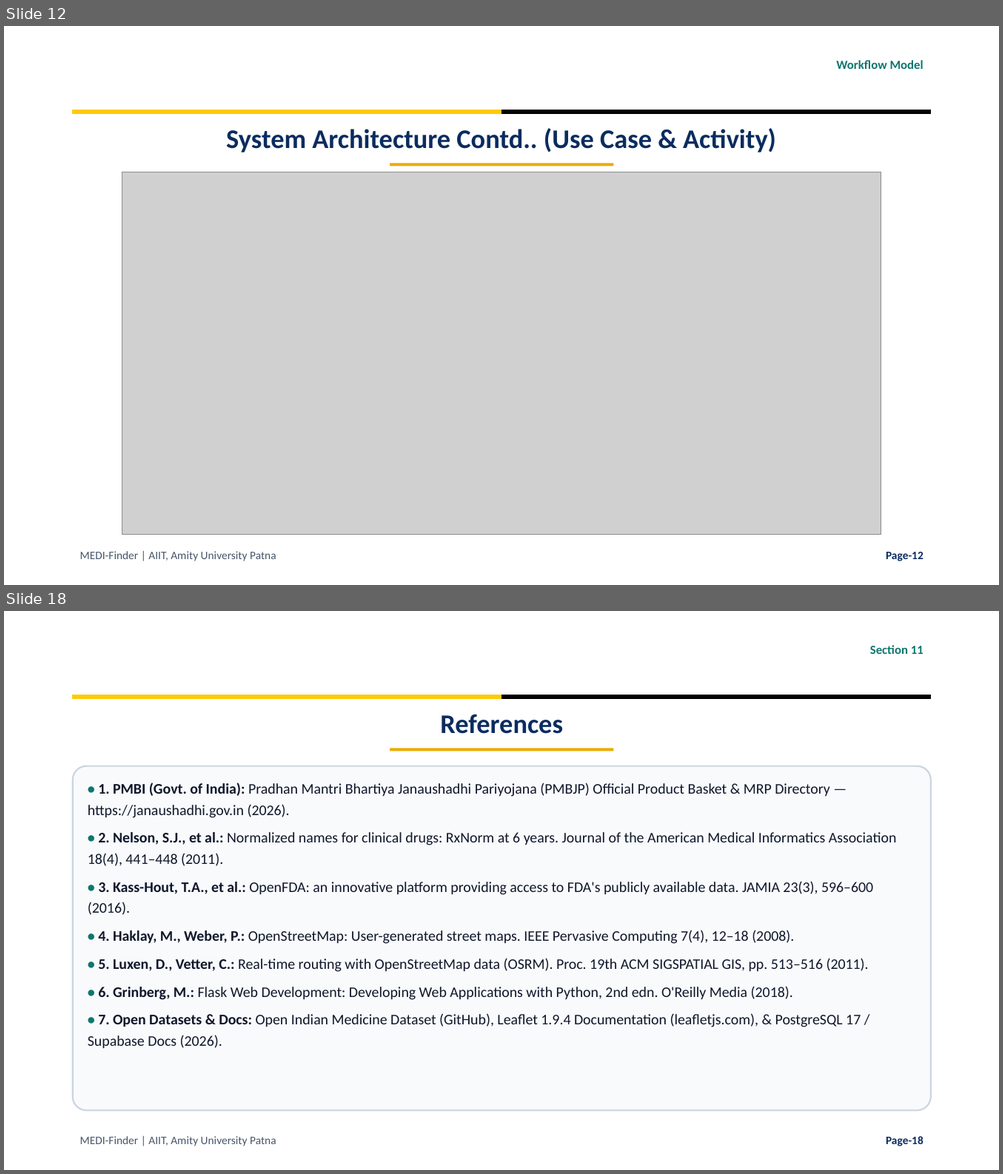
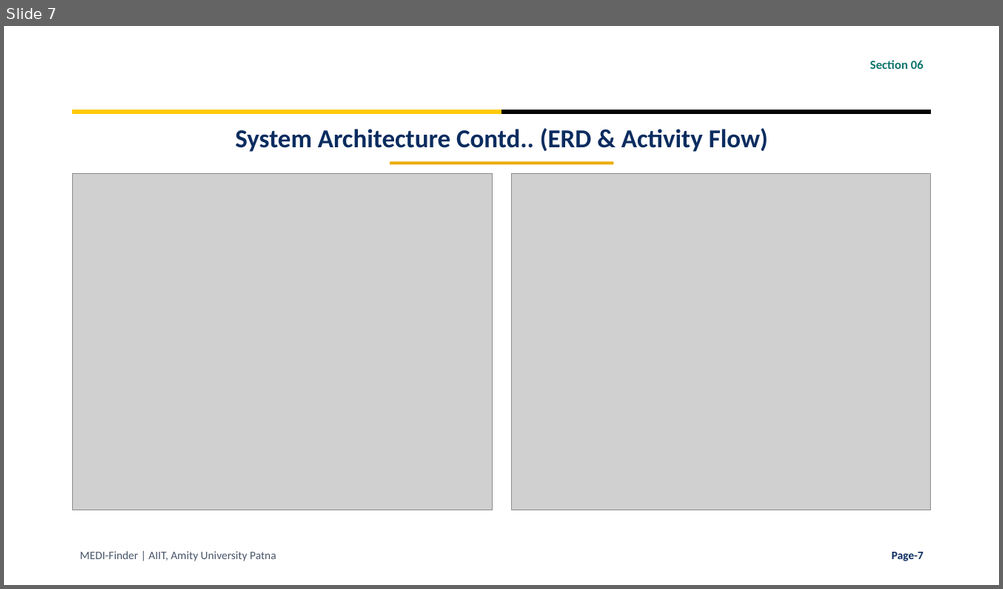
Before and after one commit to krsidhantaryan-ux/MEDI-Finder, a slide deck: MEDI_Finder_Presentation.pptx. Shown one above the other, each under a label of ours: slides 12 and 18 before the commit, slide 7 after it; the slides between them are not shown. The pictures are 1003x1174 and 1003x589 pixels, drawn with LibreOffice and Linux fonts; fonts in the diff are those of the drawing; grey boxes stand for pictures; background and template pictures are left out. Boxes give left, top, right and bottom in pixels: in the first picture for what was removed or moved away, otherwise in the second. Text is boxed around its words. In the diff, an @@ line names an element or a change of style, - is before the commit and + after.

Commit message:
Condense MEDI-Finder presentation to 10 slides for 5-7 min defense

```diff
--- a/MEDI_Finder_Presentation.pptx
+++ b/MEDI_Finder_Presentation.pptx
@@ slide 18 removed at box(4, 611, 999, 1170), background #FFFFFF; not listed: 2 template elements that a slide beside it also shows @@
@@ text removed at box(870, 645, 923, 654) @@
-Section 11
@@ text removed at box(440, 714, 563, 734) @@
-References
@@ rectangle removed at box(390, 749, 614, 752) @@
@@ rounded rectangle removed at box(73, 766, 930, 1111) @@
@@ text removed at box(88, 783, 896, 1049) @@
-• 1. PMBI (Govt. of India): Pradhan Mantri Bhartiya Janaushadhi Pariyojana (PMBJP) Official Product Basket & MRP Directory — https://janaushadhi.gov.in (2026).
-• 2. Nelson, S.J., et al.: Normalized names for clinical drugs: RxNorm at 6 years. Journal of the American Medical Informatics Association 18(4), 441–448 (2011).
-• 3. Kass-Hout, T.A., et al.: OpenFDA: an innovative platform providing access to FDA's publicly available data. JAMIA 23(3), 596–600 (2016).
-• 4. Haklay, M., Weber, P.: OpenStreetMap: User-generated street maps. IEEE Pervasive Computing 7(4), 12–18 (2008).
-• 5. Luxen, D., Vetter, C.: Real-time routing with OpenStreetMap data (OSRM). Proc. 19th ACM SIGSPATIAL GIS, pp. 513–516 (2011).
-• 6. Grinberg, M.: Flask Web Development: Developing Web Applications with Python, 2nd edn. O'Reilly Media (2018).
-• 7. Open Datasets & Docs: Open Indian Medicine Dataset (GitHub), Leaflet 1.9.4 Documentation (leafletjs.com), & PostgreSQL 17 / Supabase Docs (2026).
@@ text removed at box(80, 1136, 276, 1147) @@
-MEDI-Finder | AIIT, Amity University Patna
@@ text removed at box(885, 1136, 923, 1147) @@
-Page-18
@@ what was slide 12 is now slide 7 @@
@@ slide 7 changed as well @@
@@ text at box(870, 60, 923, 69): text changed @@
-Workflow Model
+Section 06
@@ text at box(235, 128, 768, 152): text changed; size 26 to 25 pt @@
-System Architecture Contd.. (Use Case & Activity)
+System Architecture Contd.. (ERD & Activity Flow)
@@ picture added at box(73, 174, 492, 511) @@
@@ picture removed at box(122, 173, 881, 535) @@
@@ picture added at box(512, 174, 930, 511) @@
@@ text at box(891, 552, 923, 562): text changed @@
-Page-12
+Page-7
```
Also in this commit, not shown: 5 other slides changed, 3 slides added, 10 other slides removed.
